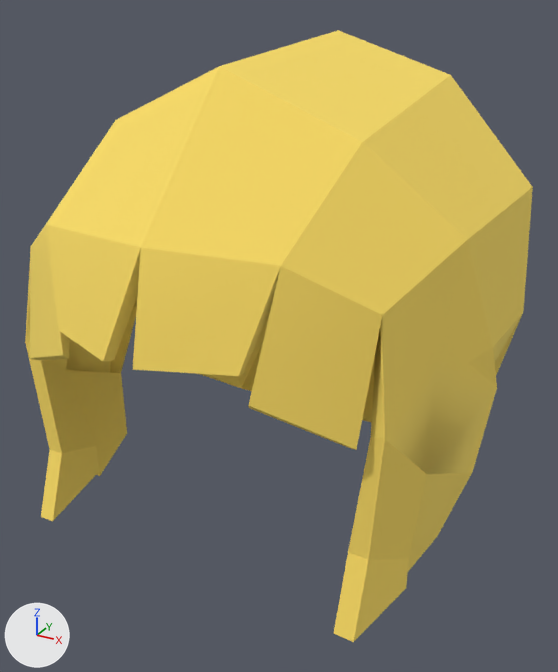
The FBX model Assets/_Project/_Avatar_System/Female/Clothing/03_FBX/Hair/female_hair_bobBlonde.fbx as it was, and as the next commit left it.
Camera for both pictures: a camera (50 mm lens) standing at (0.146, -0.289, 1.822) and looking at (-0.003, -0.019, 1.687). The axes (+X, +Y, +Z) are drawn at lower left. The lights are the same throughout. The first picture is the older version. Where no turn or scale is listed for an object, it has been applied to the vertices.

Script lines for the objects in view, before the commit:
```python
me_mesh_116 = bpy.data.meshes.new('Mesh.116')
me_mesh_116.from_pydata(...)  # 152 vertices, 159 faces; spans x -0.093..0.093, y -0.126..0.114, z 1.61..1.809
me_mesh_116.materials.append(mat_atlas_albedo_lpap)  # picture img_atlas_albedo_lpap_png
# before: 27 (0.088, -0.03, 1.707), 32 (0.077, -0.022, 1.688), 53 (0.085, -0.03, 1.655), 55 (0.077, -0.056, 1.72), 57 (0.077, -0.074, 1.676)
# before: 58 (0.075, -0.067, 1.621), 60 (0.071, -0.066, 1.621), 65 (0.078, -0.041, 1.705), 71 (0.08, -0.075, 1.627) at pixel (406, 587), 73 (0.067, -0.071, 1.627)
# before: 131 (-0.075, -0.067, 1.621), 133 (-0.071, -0.066, 1.621) at pixel (100, 475), 144 (-0.08, -0.075, 1.627), 146 (-0.067, -0.071, 1.627) at pixel (99, 471)
ob_woman_hair_bobblonde = bpy.data.objects.new('woman_hair_bobBlonde', me_mesh_116)
ob_woman_hair_bobblonde.location = (0.0, 0.0, 0.0)
```
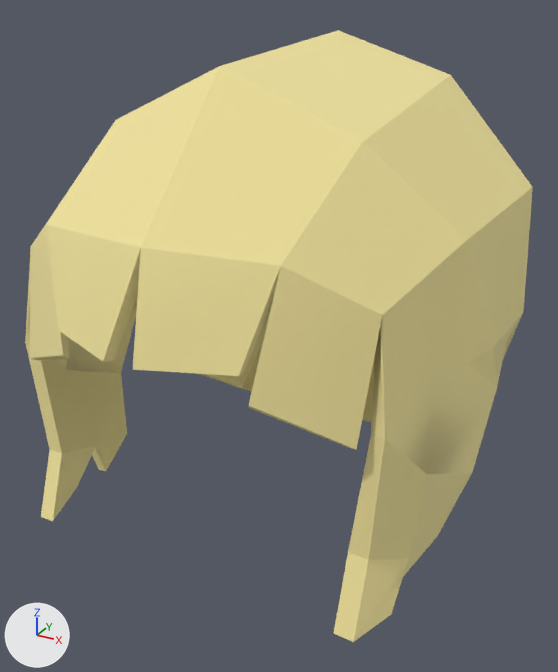
Where the newer file only moved an object's origin or applied its transform, the numbers keep the older frame.

Location of each change, [x1, y1, x2, y2] in pixels of the pictures (558 x 672 px; the box of a moved part takes in the faces that stretch with it):
'woman_hair_bobBlonde', surface changed, reshaped (yellow to beige): [25, 30, 533, 642] in both
part 1 of me_mesh_116, reshaped: [354, 472, 472, 641] in both
part 2 of me_mesh_116, moved or reshaped: before [53, 369, 127, 521]; after [53, 369, 127, 520]
part 3 of me_mesh_116, recoloured (yellow to beige): [25, 30, 533, 642] in both

Edits to the bpy script that builds the scene:
```text
Change img_atlas_albedo_lpap_png:
    img_atlas_albedo_lpap_png: load_image('atlas-albedo-LPAP.png', '../../../../Materials/Textures/atlas-albedo-LPAP.png', 1024, 1024, 'sRGB') -> load_image('atlas-albedo-LPAP.png', '../../../../Materials/Textures/atlas-albedo-LPAP.png', 1024, 1024, 'Non-Color')
Add mat_atlas_albedo_lpap_001:
    mat_atlas_albedo_lpap_001 = bpy.data.materials.new('atlas-albedo-LPAP.001')
    # uses the picture img_atlas_albedo_lpap_png
Change me_mesh_116:
    used by ob_woman_hair_bobblonde; location = (0.0, 0.0, 0.0)
    verts and faces of me_mesh_116; kept vertices keep their numbers, new ones are numbered from 152
    remove me_mesh_116.from_pydata(...)  # 152 vertices, 159 faces; spans x -0.093..0.093, y -0.126..0.114, z 1.61..1.809
    add me_mesh_116.from_pydata(...)  # 152 vertices, 162 faces; spans x -0.093..0.093, y -0.126..0.114, z 1.61..1.809
    me_mesh_116 part 1
    add verts[58] = (0.075, -0.064, 1.621)  # moved, pixel (401, 578)
    add verts[60] = (0.071, -0.064, 1.621)  # moved
    add verts[71] = (0.08, -0.09, 1.627)  # moved, pixel (391, 614)
    add verts[73] = (0.067, -0.085, 1.627)  # moved
    add faces += [(27, 32, 65), (55, 65, 57), (32, 53, 57, 65)]
    me_mesh_116 part 2
    add verts[131] = (-0.075, -0.062, 1.621)  # moved, pixel (98, 469)
    add verts[133] = (-0.071, -0.062, 1.621)  # moved, pixel (106, 471)
    add verts[144] = (-0.08, -0.089, 1.627)  # moved
    add verts[146] = (-0.067, -0.085, 1.627)  # moved, pixel (76, 487)
    me_mesh_116 part 3: 159 faces spanning x -0.093..0.093, y -0.126..0.114, z 1.61..1.809 switch from mat_atlas_albedo_lpap (picture img_atlas_albedo_lpap_png) to mat_atlas_albedo_lpap_001
```
